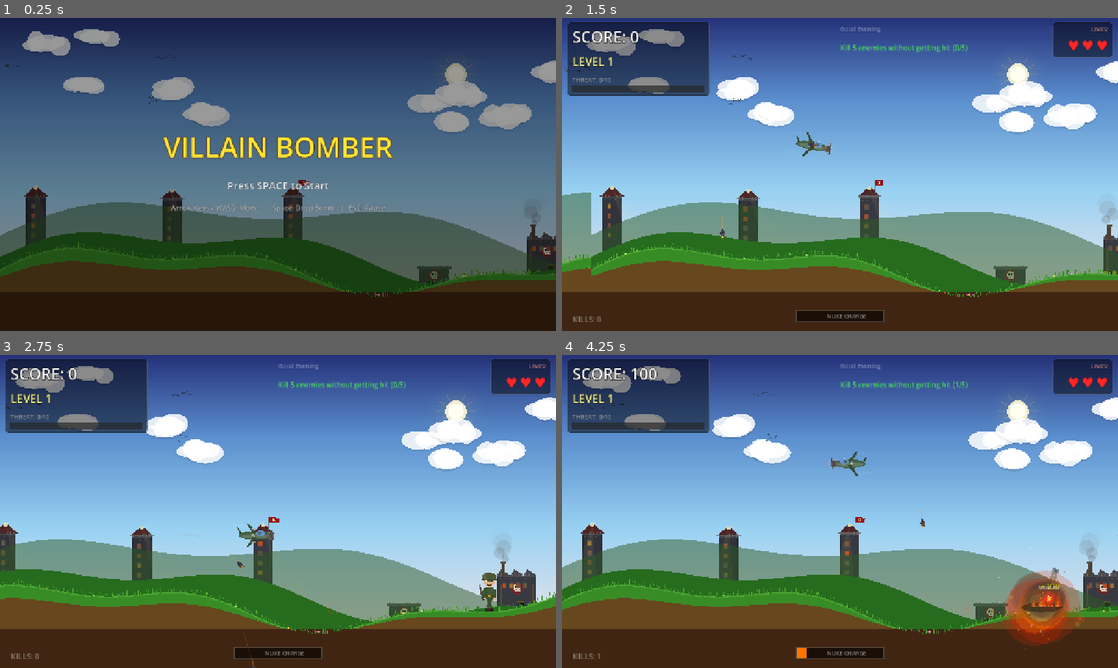
Above: before the commit, frames 1-4 (two rows, left to right).
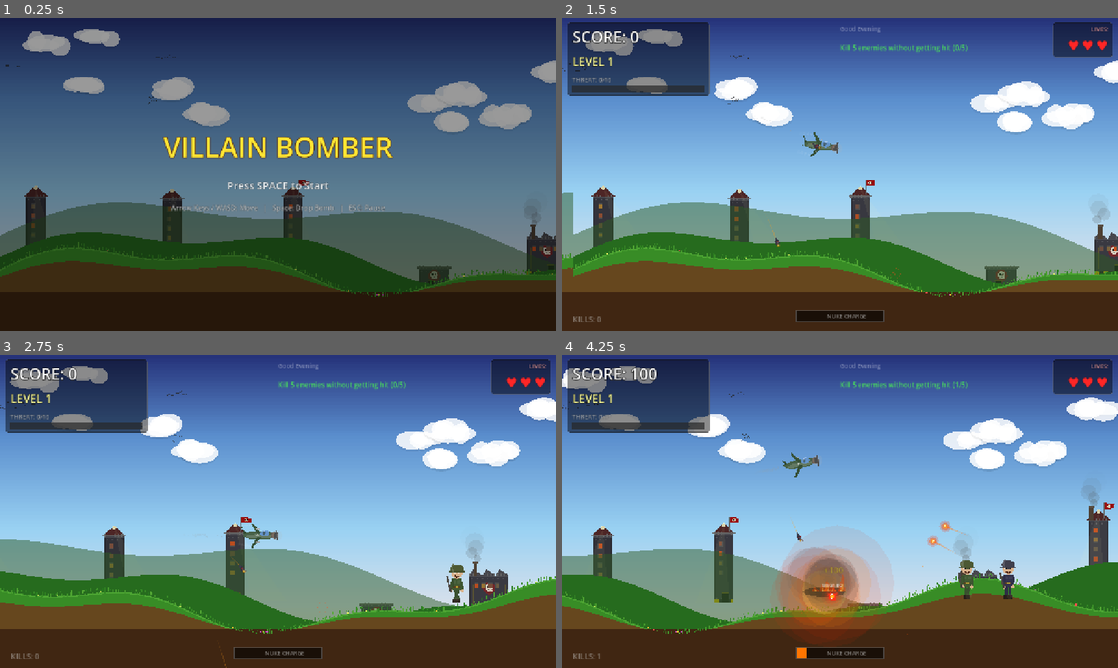
Above: after the commit, the same moments.

Repository: levarimoshe/villain-bomber
Game: Godot game, scene res://scenes/main/game.tscn
Same seed, same stepped clock (60 frames per second), same inputs: the game is played once before the commit and once after it.
Inputs:
- Up to frame 1 (0.25 s): no input
- Up to frame 2 (1.5 s): tap Space (drop_bomb) at 0.5, 1.35 s; hold Right (move_right) 0.53-1.28 s; hold Space (drop_bomb) 0.53-1.28 s; tap Enter (ui_accept) at 0.77, 1.07 s; hold Down (move_down) from 1.28 s (still down)
- Up to frame 3 (2.75 s): tap Enter (ui_accept) at 1.52, 1.82 s; release Down (move_down) at 2.03 s; hold Right (move_right) from 2.03 s (still down); hold M (machine_gun) from 2.03 s (still down); tap Space (drop_bomb) at 2.3 s
- Up to frame 4 (4.25 s): release Right (move_right) at 2.78 s; release M (machine_gun) at 2.78 s; hold Up (move_up) 2.78-3.53 s; tap Space (drop_bomb) at 2.85 s; tap Enter (ui_accept) at 3.02, 3.32, 3.77, 4.07 s; hold Left (move_left) from 3.53 s (still down); hold Space (drop_bomb) from 3.53 s (still down)

The runs differ from the first frame. In frame 1, 0.2% of the frame differs, in the area x 80-84%, y 14-21%; in frame 2, 7.5%; in frame 3, 14%; in frame 4, 28%, in the area x 0-100%, y 3-94%.

Commit message:
Smooth arc turning, fix background gaps, no soldiers in boss fight
Smooth arc turning:
- Plane now uses move_angle (flight direction angle) instead of raw velocity
- LEFT/RIGHT gradually rotates the angle — creates smooth banking arc
- Plane curves through a real arc when turning, not instant flip
- Visual banking matches the turn rate — steeper during tighter turns
- No input = gently arcs back toward rightward flight
- Turn rate: 2.2 rad/s — smooth but responsive

Background fix:
- Sky layer WIDTH increased to 2560 to match other layers
- Fixes gaps when flying LEFT past the original sky boundary

Boss fight fix:
- Villain spawning completely blocked when boss_active=true
- Boss fight is now 1v1 — just you and the giant tank
- No distracting soldiers during boss encounters

Co-Authored-By: Claude Opus 4.6 (1M context) <noreply@anthropic.com>

Diff:
--- a/scenes/environment/sky_layer.gd
+++ b/scenes/environment/sky_layer.gd
@@ -1,6 +1,6 @@
 extends Node2D
 
-const WIDTH: float = 1280.0
+const WIDTH: float = 2560.0
 const HEIGHT: float = 720.0
 
 var rain_drops: Array = []
--- a/scenes/main/game.gd
+++ b/scenes/main/game.gd
@@ -149,6 +149,9 @@
 func _spawn_villain() -> void:
 	if GameState.game_phase != &"playing":
 		return
+	# No soldiers during boss fight — boss only!
+	if GameState.boss_active:
+		return
 
 	var cam_x := camera.global_position.x
 
--- a/scenes/player/player_plane.gd
+++ b/scenes/player/player_plane.gd
@@ -1,9 +1,10 @@
 extends CharacterBody2D
 
-@export var move_speed: float = 300.0
+@export var move_speed: float = 280.0
 @export var vertical_speed: float = 220.0
 @export var min_y: float = 60.0
 @export var max_y: float = 420.0
+@export var turn_rate: float = 2.2  # Radians per second — how fast the plane turns
 
 @onready var visual: Node2D = $PlaneVisual
 @onready var bomb_cooldown: Timer = $BombCooldownTimer
@@ -19,8 +20,9 @@
 var crosshair_pos: Vector2 = Vector2.ZERO
 var mg_cooldown: float = 0.0
 var orbit_angle: float = 0.0
-var facing: int = 1  # 1=right, -1=left
-var auto_drift: float = 60.0  # Gentle rightward drift when no input
+var facing: int = 1
+var move_angle: float = 0.0  # Flight direction: 0=right, PI=left
+var flight_speed: float = 250.0  # Current forward speed
 
 
 func _ready() -> void:
@@ -38,7 +40,7 @@
 	var input_v: float = Input.get_axis(&"move_up", &"move_down")
 
 	if GameState.is_arena_level and not GameState.boss_active:
-		# Arena defense mode — orbit behavior
+		# Arena defense mode — orbit
 		var orbit_speed: float = 1.5 - input_h * 0.8
 		var orbit_radius: float = 180.0 + input_h * 80.0
 		orbit_radius = clampf(orbit_radius, 80.0, 300.0)
@@ -54,32 +56,48 @@
 		)
 		velocity = (target_pos - global_position) * 5.0
 		facing = 1 if velocity.x > 0 else -1
-	elif GameState.boss_active:
-		# Boss fight — free movement in locked area, no auto-scroll
-		var target_vx: float = input_h * move_speed
-		velocity.x = lerp(velocity.x, target_vx, 0.1)
+		move_angle = velocity.angle() if velocity.length() > 10 else move_angle
+	else:
+		# Normal + Boss mode — SMOOTH ARC TURNING
+		# Input rotates the flight direction gradually (like a real plane)
+		var target_angle: float = move_angle
+		if absf(input_h) > 0.1:
+			# Turn: rotate move_angle toward desired direction
+			if input_h > 0.1:
+				target_angle = 0.0  # Right
+			else:
+				target_angle = PI  # Left
+		else:
+			# No input: gently return toward rightward (0)
+			target_angle = 0.0
+
+		# Smooth angular rotation — this creates the arc
+		var angle_diff: float = _angle_diff(move_angle, target_angle)
+		var max_turn: float = turn_rate * delta
+		if absf(angle_diff) > max_turn:
+			move_angle += sign(angle_diff) * max_turn
+		else:
+			move_angle = lerpf(move_angle, target_angle, 0.05)
+
+		# Keep angle in range
+		move_angle = fmod(move_angle + TAU, TAU)
+		if move_angle > PI:
+			move_angle -= TAU
+
+		# Set velocity from angle
+		if GameState.boss_active:
+			flight_speed = lerpf(flight_speed, 200.0 + absf(input_h) * 100.0, 0.05)
+		else:
+			flight_speed = lerpf(flight_speed, 180.0 + absf(input_h) * 120.0, 0.05)
+
+		velocity.x = cos(move_angle) * flight_speed
 		velocity.y = input_v * vertical_speed
 
-		if input_h > 0.1:
+		# Update facing based on horizontal velocity
+		if velocity.x > 20:
 			facing = 1
-		elif input_h < -0.1:
+		elif velocity.x < -20:
 			facing = -1
-	else:
-		# Normal mode — FREE MOVEMENT with U-turn
-		var target_vx: float
-		if absf(input_h) > 0.1:
-			# Player is pressing left or right
-			target_vx = input_h * move_speed
-			if input_h > 0.1:
-				facing = 1
-			elif input_h < -0.1:
-				facing = -1
-		else:
-			# No horizontal input — gentle drift right
-			target_vx = auto_drift
-
-		velocity.x = lerp(velocity.x, target_vx, 0.08)
-		velocity.y = input_v * vertical_speed
 
 	# Clamp vertical
 	if global_position.y <= min_y and velocity.y < 0.0:
@@ -91,12 +109,12 @@
 
 	move_and_slide()
 
-	# Flip plane visual based on facing direction
+	# Visual: flip + bank angle
 	visual.scale.x = float(facing)
-
-	# Bank based on vertical movement
-	var target_rotation: float = velocity.y * 0.0012 * float(facing)
-	visual.rotation = lerp(visual.rotation, target_rotation, 0.1)
+	# Bank into the turn — steeper when turning harder
+	var bank_amount: float = _angle_diff(move_angle, 0.0) * 0.15 * float(facing)
+	bank_amount += velocity.y * 0.0008
+	visual.rotation = lerp(visual.rotation, bank_amount, 0.12)
 
 	propeller_angle += delta * 30.0
 
@@ -113,7 +131,7 @@
 	# Bomb input
 	var cooldown_ready: bool = can_drop_bomb or GameState.has_rapid_fire
 	if Input.is_action_just_pressed(&"drop_bomb") and cooldown_ready:
-		var going_fast: bool = absf(velocity.x) > 250.0
+		var going_fast: bool = absf(velocity.x) > 200.0
 		if GameState.nuke_ready and going_fast:
 			_drop_nuke()
 		else:
@@ -130,6 +148,16 @@
 	_update_exhaust(delta)
 
 
+# Shortest angular difference (handles wrapping)
+func _angle_diff(from_a: float, to_a: float) -> float:
+	var diff: float = to_a - from_a
+	while diff > PI:
+		diff -= TAU
+	while diff < -PI:
+		diff += TAU
+	return diff
+
+
 func _drop_bomb() -> void:
 	can_drop_bomb = false
 	if not GameState.has_rapid_fire:
@@ -146,17 +174,16 @@
 		for i in range(3):
 			var bomb := BombScene.instantiate()
 			var offset_x: float = float(i - 1) * 15.0
-			var offset_y: float = abs(i - 1) * 5.0
-			bomb.global_position = bomb_drop_point.global_position + Vector2(offset_x * facing, offset_y)
+			bomb.global_position = bomb_drop_point.global_position + Vector2(offset_x * facing, abs(i - 1) * 5.0)
 			var spread_angle: float = float(i - 1) * 0.15
-			var base_vel := Vector2(velocity.x * 0.8, 30.0)
+			var base_vel := Vector2(velocity.x * 0.7, 50.0)
 			bomb.initial_velocity = base_vel.rotated(spread_angle)
 			bomb.speed_scale = bomb_scale
 			Events.bomb_dropped.emit(bomb)
 	else:
 		var bomb := BombScene.instantiate()
 		bomb.global_position = bomb_drop_point.global_position
-		bomb.initial_velocity = Vector2(velocity.x * 0.8, 30.0)
+		bomb.initial_velocity = Vector2(velocity.x * 0.7, 50.0)
 		bomb.speed_scale = bomb_scale
 		Events.bomb_dropped.emit(bomb)
 
@@ -169,7 +196,7 @@
 	GameState.use_nuke()
 	var bomb := BombScene.instantiate()
 	bomb.global_position = bomb_drop_point.global_position
-	bomb.initial_velocity = Vector2(velocity.x * 0.8, 30.0)
+	bomb.initial_velocity = Vector2(velocity.x * 0.7, 50.0)
 	bomb.speed_scale = GameState.NUKE_SCALE
 	bomb.is_nuke = true
 	Events.bomb_dropped.emit(bomb)
@@ -181,13 +208,13 @@
 	var bullet := Node2D.new()
 	bullet.set_script(MachineGunScript)
 	bullet.global_position = global_position + Vector2(randf_range(-5, 5) * facing, 15)
-	bullet.velocity = Vector2(velocity.x * 0.3, 350)
+	bullet.velocity = Vector2(velocity.x * 0.2, 350)
 	get_tree().current_scene.add_child(bullet)
 
 
 func _update_crosshair() -> void:
 	var bomb_pos := bomb_drop_point.global_position
-	var bomb_vel := Vector2(velocity.x * 0.8, 30.0)
+	var bomb_vel := Vector2(velocity.x * 0.7, 50.0)
 	var gravity: float = 420.0
 	var ground_y: float = 580.0
 
@@ -214,7 +241,7 @@
 	var i := 0
 	while i < exhaust_particles.size():
 		exhaust_particles[i]["life"] -= delta
-		exhaust_particles[i]["pos"].x -= velocity.x * 0.3 * delta
+		exhaust_particles[i]["pos"].x -= velocity.x * 0.2 * delta
 		if exhaust_particles[i]["life"] <= 0:
 			exhaust_particles.remove_at(i)
 		else:
